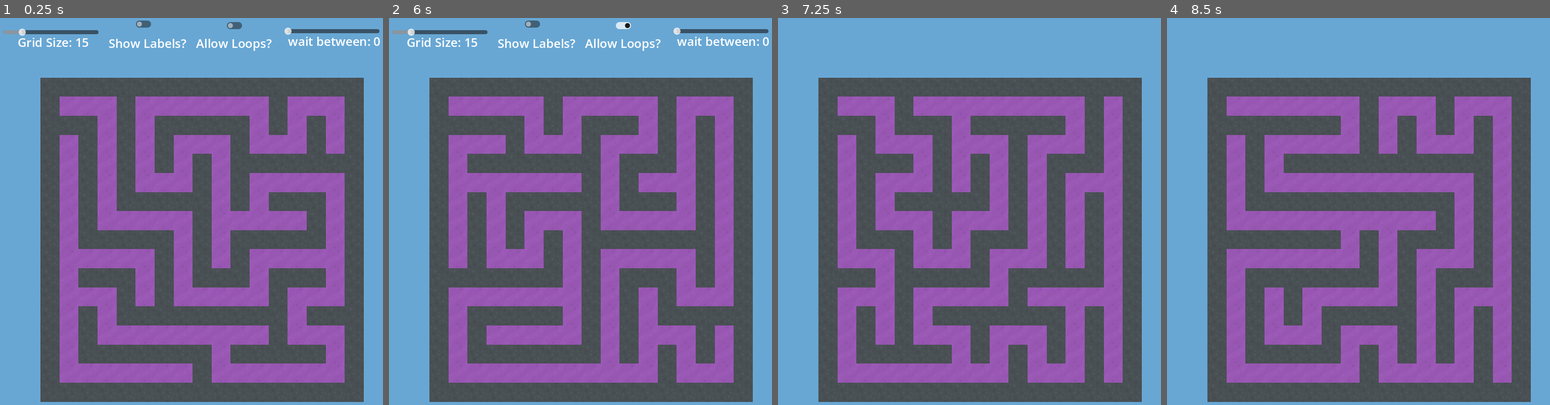
Above: before the commit, frames 1-4 (left to right).
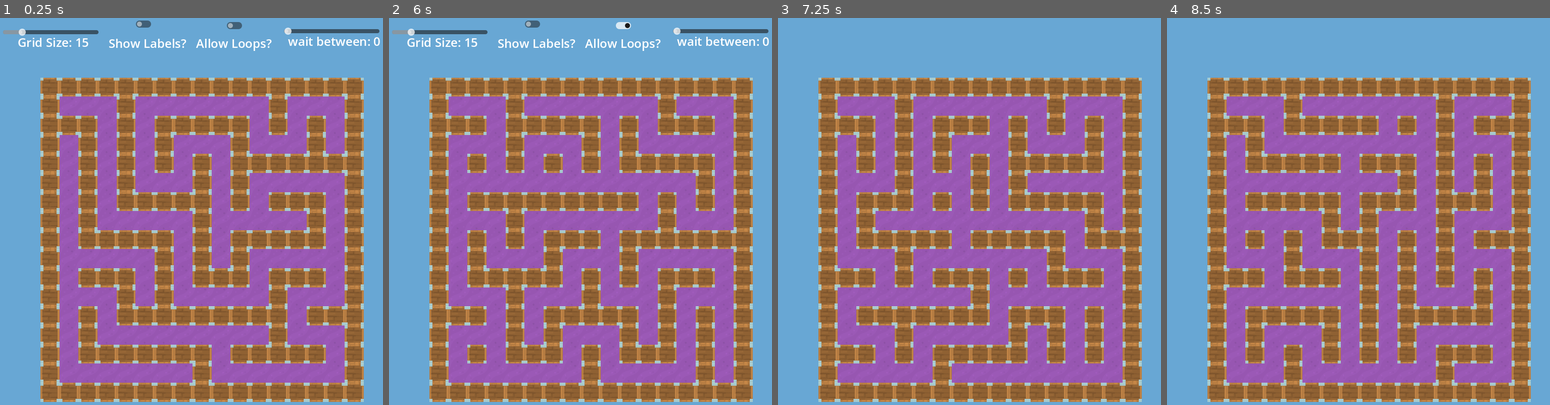
Above: after the commit, the same moments.

Repository: Goldenlion5648/GodotMazeGenerationVisualizer
Game: Godot game, scene res://main.tscn
Same seed, same stepped clock (60 frames per second), same inputs: the game is played once before the commit and once after it.
Inputs:
- Up to frame 1 (0.25 s): no input
- Up to frame 2 (6 s): click "Allow Loops?" at 0.5 s; click "Show Labels?" at 1.25 s; click "Allow Loops?" at 2 s; click "Show Labels?" at 2.75 s; click "Allow Loops?" at 3.5 s; click "Show Labels?" at 4.25 s; tap Enter at 5 s; tap T (show_hud) at 5.1, 5.85 s; tap R (reset) at 5.75 s
- Up to frame 3 (7.25 s): tap R (reset) at 6.5 s; tap T (show_hud) at 6.6 s
- Up to frame 4 (8.5 s): tap R (reset) at 7.25, 8 s; tap T (show_hud) at 7.35, 8.1 s

The runs differ from the first frame. In frame 1, 40% of the frame differs, in the area x 10-95%, y 15-100%; in frame 2, 45%; in frame 3, 44%; in frame 4, 46%.

Commit message:
add thumbnail

Diff:
--- a/main.gd
+++ b/main.gd
@@ -5,11 +5,10 @@
 
 # Called when the node enters the scene tree for the first time.
 func _ready() -> void:
-#	Globals.fringe_changed.connect(on_fringe_changed)
 	pass # Replace with function body.
 
 #func on_fringe_changed():
-#	$CanvasLayer/spots_visited_column.text = "\n".join(Globals.letters_to_show)
+	$CanvasLayer/spots_visited_column.text = "\n".join(Globals.letters_to_show)
 
 # Called every frame. 'delta' is the elapsed time since the previous frame.
 func _process(delta: float) -> void:
@@ -23,7 +22,8 @@
 			return "TileMap" in x.name)[0]
 		existing_maze.queue_free()
 		add_child(new_maze)
-	pass
+
+	$CanvasLayer/spots_visited_column.text = "\n".join(Globals.letters_to_show)
 
 
 
--- a/main.tscn
+++ b/main.tscn
@@ -96,7 +96,6 @@
 horizontal_alignment = 1
 
 [node name="spots_visited_column" type="Label" parent="CanvasLayer"]
-visible = false
 anchors_preset = 6
 anchor_left = 1.0
 anchor_top = 0.5
--- a/maze_gen.gd
+++ b/maze_gen.gd
@@ -4,7 +4,7 @@
 
 var starting_pos = Vector2i()
 const main_layer = 0
-const normal_wall_atlas_coords = Vector2i(7, 0)
+const normal_wall_atlas_coords = Vector2i(10, 1)
 const walkable_atlas_coords = Vector2i(9, 4)
 const SOURCE_ID = 0
 var spot_to_letter = {}
@@ -26,6 +26,7 @@
 func _ready() -> void:
 	y_dim = Globals.grid_size
 	x_dim = Globals.grid_size
+	Globals.letters_to_show.clear()
 	place_border()
 	dfs(starting_coords)
 
@@ -79,14 +80,14 @@
 	while fringe.size() > 0:
 		var current: Vector2i
 		current = fringe.pop_back() as Vector2
-		Globals.fringe_changed.emit()
-		Globals.letters_to_show.pop_back()
+		Globals.letters_to_show.pop_front()
 		if current in seen or not can_move_to(current):
-#			await get_tree().create_timer(Globals.step_delay).timeout
+			if Globals.show_labels and Globals.step_delay > 0:
+				await get_tree().create_timer(Globals.step_delay).timeout
 			continue
 
 		seen[current] = true
-		if Globals.show_labels and current in spot_to_label:
+		if current in spot_to_label:
 			for node in spot_to_label[current]:
 				node.queue_free()
 ##			var existing_letter = find_child(spot_to_letter[current])
@@ -106,20 +107,20 @@
 		for pos in adj4:
 			var new_pos = current + pos
 			if new_pos not in seen and can_move_to(new_pos):
-#				var chance_of_no_loop = randi_range(1, 1)
-#				if Globals.allow_loops:
-#					chance_of_no_loop = randi_range(1, 5)
-				if will_be_converted_to_wall(new_pos) and 1 == 1:
+				var chance_of_no_loop = randi_range(1, 1)
+				if Globals.allow_loops:
+					chance_of_no_loop = randi_range(1, 5)
+				if will_be_converted_to_wall(new_pos) and chance_of_no_loop == 1:
 					place_wall(new_pos)
 				else:
 					found_new_path = true
 					fringe.append(new_pos)
-#					if Globals.show_labels:
-#						if new_pos not in spot_to_letter:
-#							spot_to_letter[new_pos] = char(current_letter_num)
-#							current_letter_num += 1
-#						Globals.letters_to_show.push_front(spot_to_letter[new_pos])
-#						place_label(new_pos, spot_to_letter[new_pos])
+					if Globals.show_labels:
+						if new_pos not in spot_to_letter:
+							spot_to_letter[new_pos] = char(current_letter_num)
+							current_letter_num += 1
+						Globals.letters_to_show.push_front(spot_to_letter[new_pos])
+						place_label(new_pos, spot_to_letter[new_pos])
 
 		#if we hit a dead end or are at a cross section
 		if not found_new_path:
@@ -133,4 +134,4 @@
 	if pos not in spot_to_label:
 		spot_to_label[pos] = []
 	spot_to_label[pos].append(current_label)
-	current_label.position = (map_to_local(pos)) - (Vector2i(64, 50) ) / 2.0
+	current_label.position = map_to_local(pos) - (Vector2i(64, 50)  / 2.0)
--- a/tile_map.tscn
+++ b/tile_map.tscn
@@ -1,6 +1,5 @@
-[gd_scene load_steps=8 format=3 uid="uid://cvo70qd07iu1"]
+[gd_scene load_steps=6 format=3 uid="uid://cvo70qd07iu1"]
 
-[ext_resource type="Texture2D" uid="uid://3g41fmq3wab6" path="res://voxelExpansion_spritesheet.png" id="2_reruw"]
 [ext_resource type="Script" path="res://maze_gen.gd" id="3_ggd24"]
 [ext_resource type="Script" path="res://Camera2D.gd" id="3_n3rbo"]
 [ext_resource type="Texture2D" uid="uid://05x5jcwt3xs7" path="res://voxelExpansion_tilesheet.png" id="3_x3prx"]
@@ -74,49 +73,8 @@
 11:4/0 = 0
 12:4/0 = 0
 
-[sub_resource type="TileSetAtlasSource" id="TileSetAtlasSource_emjef"]
-texture = ExtResource("2_reruw")
-texture_region_size = Vector2i(64, 64)
-0:0/0 = 0
-1:0/0 = 0
-2:0/0 = 0
-3:0/0 = 0
-4:0/0 = 0
-5:0/0 = 0
-0:1/0 = 0
-1:1/0 = 0
-2:1/0 = 0
-3:1/0 = 0
-4:1/0 = 0
-5:1/0 = 0
-0:2/0 = 0
-1:2/0 = 0
-2:2/0 = 0
-3:2/0 = 0
-4:2/0 = 0
-5:2/0 = 0
-0:3/0 = 0
-1:3/0 = 0
-2:3/0 = 0
-3:3/0 = 0
-4:3/0 = 0
-5:3/0 = 0
-0:4/0 = 0
-1:4/0 = 0
-2:4/0 = 0
-3:4/0 = 0
-4:4/0 = 0
-5:4/0 = 0
-0:5/0 = 0
-1:5/0 = 0
-2:5/0 = 0
-3:5/0 = 0
-4:5/0 = 0
-5:5/0 = 0
-
 [sub_resource type="TileSet" id="TileSet_vrysw"]
 tile_size = Vector2i(64, 64)
-sources/2 = SubResource("TileSetAtlasSource_emjef")
 sources/0 = SubResource("TileSetAtlasSource_msbxn")
 
 [node name="TileMap" type="TileMap"]
Binary file added: thumbnail.png
Not shown, added: thumbnail.png.import
Not shown, changed: README.md
